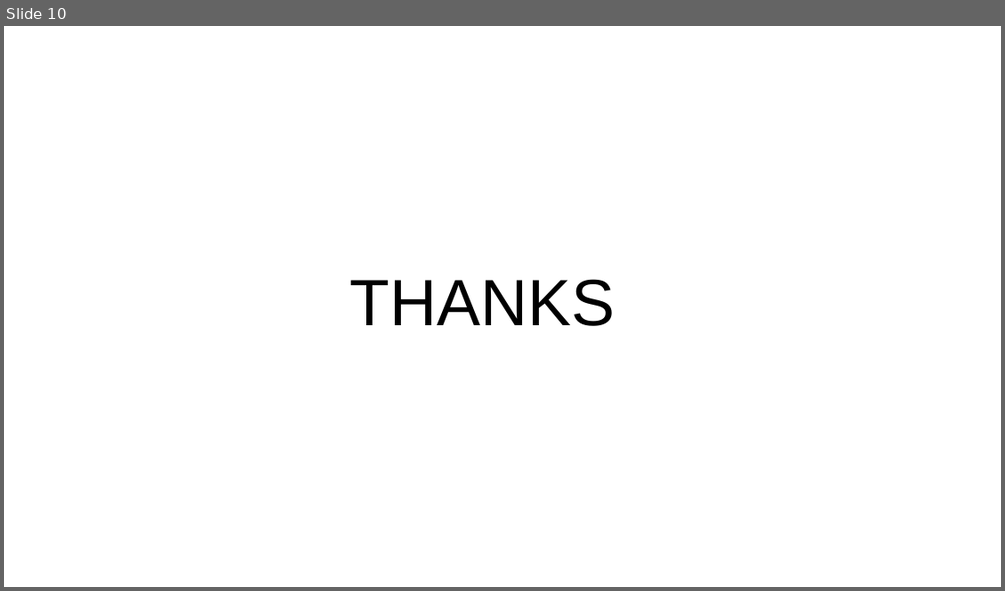
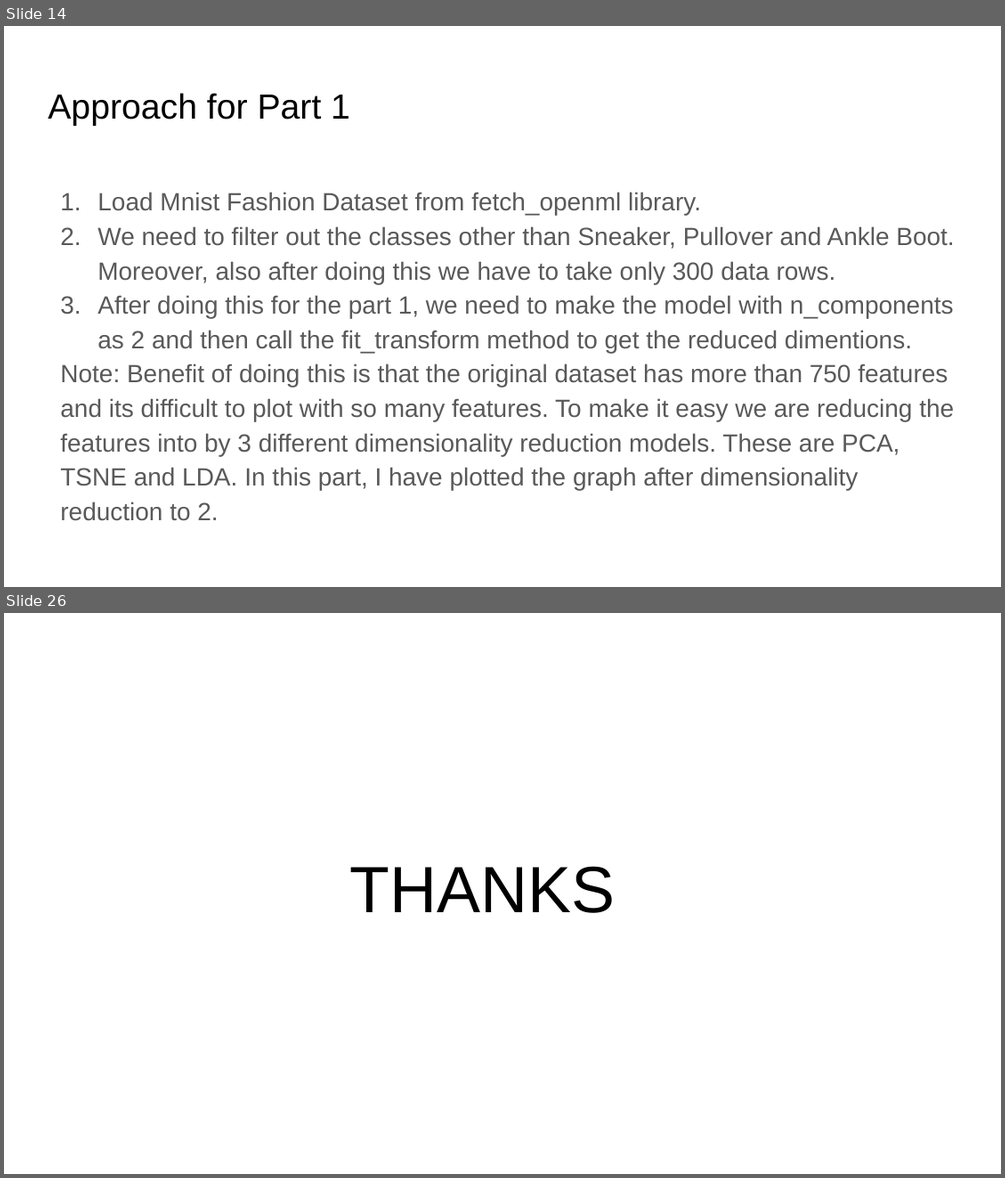
Before and after one commit to Aditya-2001/ML-Assignments-Semester-5, a slide deck: Assignment 8/IIT2019210 - Report.pptx. Shown one above the other, each under a label of ours: slide 10 before the commit, slides 14 and 26 after it; the slides between them are not shown. The pictures are 1005x591 and 1005x1178 pixels, drawn with LibreOffice and Linux fonts; fonts in the diff are those of the drawing. Boxes give left, top, right and bottom in pixels: in the first picture for what was removed or moved away, otherwise in the second. Text is boxed around its words. In the diff, an @@ line names an element or a change of style, - is before the commit and + after.

```diff
--- a/Assignment 8/IIT2019210 - Report.pptx
+++ b/Assignment 8/IIT2019210 - Report.pptx
@@ slide 14 added at box(4, 26, 1001, 587), background #FFFFFF @@
@@ title added at box(48, 93, 350, 126), 25.2 pt, text #000000 @@
+Approach for Part 1
@@ text added at box(60, 192, 954, 521), 18 pt, text #595959 @@
+1. Load Mnist Fashion Dataset from fetch_openml library.
+2. We need to filter out the classes other than Sneaker, Pullover and Ankle Boot. Moreover, also after doing this we have to take only 300 data rows.
+3. After doing this for the part 1, we need to make the model with n_components as 2 and then call the fit_transform method to get the reduced dimentions.
+Note: Benefit of doing this is that the original dataset has more than 750 features and its difficult to plot with so many features. To make it easy we are reducing the features into by 3 different dimensionality reduction models. These are PCA, TSNE and LDA. In this part, I have plotted the graph after dimensionality reduction to 2.
@@ what was slide 10 is now slide 26 @@
```
Also in this commit, not shown: 1 slide changed, 22 other slides added, 7 slides removed, 4 other files.
